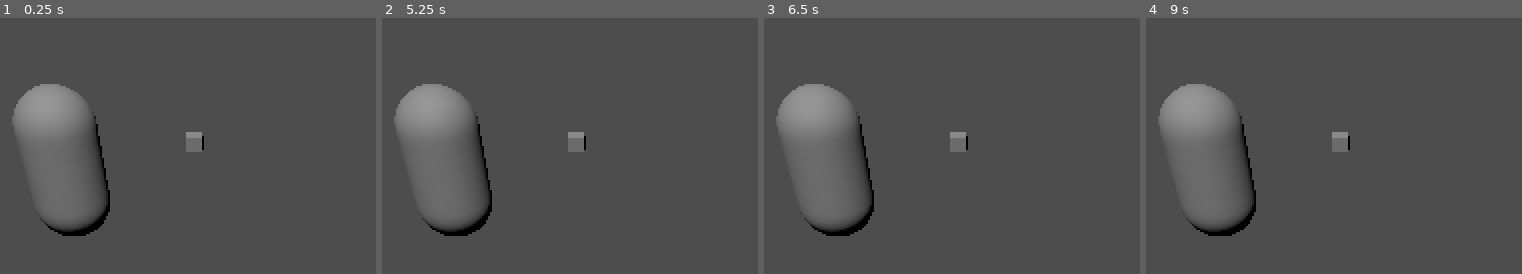
Above: before the commit, frames 1-4 (left to right).
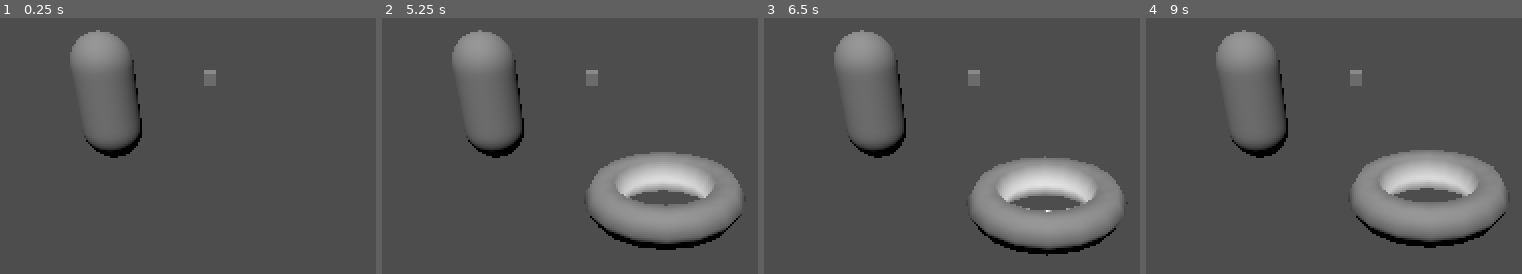
Above: after the commit, the same moments.

Repository: SaturnHafen/spleeef
Game: Godot game, scene res://scenes/level.tscn
Same seed, same stepped clock (60 frames per second), same inputs: the game is played once before the commit and once after it.
Inputs:
- Up to frame 1 (0.25 s): no input
- Up to frame 2 (5.25 s): tap Enter at 0.5, 2, 3.5 s; tap Space at 1.25, 2.75, 4.25 s
- Up to frame 3 (6.5 s): no input
- Up to frame 4 (9 s): no input

The runs differ from the first frame. In frame 1, 12% of the frame differs, in the area x 3-58%, y 4-86%; in frame 2, 23%; in frame 3, 23%; in frame 4, 23%, in the area x 3-96%, y 4-90%.

Commit message:
Add item spawner

Diff:
--- /dev/null
+++ b/scenes/demo_item.tscn
@@ -0,0 +1,4 @@
+[gd_scene format=3 uid="uid://bahsid2uy1bvw"]
+
+[node name="Node3D" type="CSGTorus3D"]
+sides = 16
--- /dev/null
+++ b/scenes/item_spawner.tscn
@@ -0,0 +1,69 @@
+[gd_scene load_steps=6 format=3 uid="uid://c4yumdc3ig2i6"]
+
+[ext_resource type="Script" path="res://scripts/item_spawner.gd" id="1_5v503"]
+
+[sub_resource type="SphereShape3D" id="SphereShape3D_s2vr5"]
+
+[sub_resource type="Animation" id="Animation_xlwcl"]
+resource_name = "idle"
+length = 2.0
+loop_mode = 1
+tracks/0/type = "value"
+tracks/0/imported = false
+tracks/0/enabled = true
+tracks/0/path = NodePath("Item:position")
+tracks/0/interp = 2
+tracks/0/loop_wrap = true
+tracks/0/keys = {
+"times": PackedFloat32Array(0, 1, 2),
+"transitions": PackedFloat32Array(1, 1, 1),
+"update": 0,
+"values": [Vector3(0, 0, 0), Vector3(0, 0.2, 0), Vector3(0, 0, 0)]
+}
+
+[sub_resource type="Animation" id="Animation_q7p8m"]
+length = 0.001
+tracks/0/type = "value"
+tracks/0/imported = false
+tracks/0/enabled = true
+tracks/0/path = NodePath("Item:position")
+tracks/0/interp = 1
+tracks/0/loop_wrap = true
+tracks/0/keys = {
+"times": PackedFloat32Array(0),
+"transitions": PackedFloat32Array(1),
+"update": 0,
+"values": [Vector3(0, 0, 0)]
+}
+
+[sub_resource type="AnimationLibrary" id="AnimationLibrary_5urbc"]
+_data = {
+"RESET": SubResource("Animation_q7p8m"),
+"idle": SubResource("Animation_xlwcl")
+}
+
+[node name="ItemSpawner" type="Area3D"]
+script = ExtResource("1_5v503")
+
+[node name="CollisionShape3D" type="CollisionShape3D" parent="."]
+shape = SubResource("SphereShape3D_s2vr5")
+
+[node name="Light" type="OmniLight3D" parent="."]
+visible = false
+omni_range = 2.0
+
+[node name="Item" type="Node3D" parent="."]
+
+[node name="AnimationPlayer" type="AnimationPlayer" parent="."]
+libraries = {
+"": SubResource("AnimationLibrary_5urbc")
+}
+autoplay = "idle"
+
+[node name="RespawnTimer" type="Timer" parent="."]
+wait_time = 5.0
+one_shot = true
+autostart = true
+
+[connection signal="body_entered" from="." to="." method="_on_body_entered"]
+[connection signal="timeout" from="RespawnTimer" to="." method="_on_respawn_timer_timeout"]
--- a/scenes/level.tscn
+++ b/scenes/level.tscn
@@ -1,6 +1,8 @@
-[gd_scene load_steps=3 format=3 uid="uid://7nemy80yhqt8"]
+[gd_scene load_steps=5 format=3 uid="uid://7nemy80yhqt8"]
 
 [ext_resource type="PackedScene" uid="uid://ds50rurer35xb" path="res://scenes/player.tscn" id="1_x5xcl"]
+[ext_resource type="PackedScene" uid="uid://c4yumdc3ig2i6" path="res://scenes/item_spawner.tscn" id="2_7j2rp"]
+[ext_resource type="PackedScene" uid="uid://bahsid2uy1bvw" path="res://scenes/demo_item.tscn" id="3_uhuvl"]
 
 [sub_resource type="WorldBoundaryShape3D" id="WorldBoundaryShape3D_x8wva"]
 
@@ -15,7 +17,11 @@
 transform = Transform3D(1, 0, 0, 0, 1, 0, 0, 0, 1, -2.6246, 0, -7.28354)
 
 [node name="Camera3D" type="Camera3D" parent="."]
-transform = Transform3D(1, 0, 0, 0, 0.775077, 0.631867, 0, -0.631867, 0.775077, 0, 4.19453, 0)
+transform = Transform3D(1, 0, 0, 0, 0.775077, 0.631867, 0, -0.631867, 0.775077, 0, 4.19453, 2.69448)
 
 [node name="DirectionalLight3D" type="DirectionalLight3D" parent="."]
 transform = Transform3D(1, 0, 0, 0, 0.50644, 0.862275, 0, -0.862275, 0.50644, 0, 16.9682, 11.7942)
+
+[node name="ItemSpawner" parent="." instance=ExtResource("2_7j2rp")]
+transform = Transform3D(1, 0, 0, 0, 1, 0, 0, 0, 1, 0.217092, 0.707905, -3.9059)
+spawnable_item = ExtResource("3_uhuvl")
--- a/scenes/player.tscn
+++ b/scenes/player.tscn
@@ -6,7 +6,7 @@
 
 [sub_resource type="CapsuleMesh" id="CapsuleMesh_ex6yh"]
 
-[node name="Player" type="CharacterBody3D"]
+[node name="Player" type="CharacterBody3D" groups=["player"]]
 script = ExtResource("1_nlncl")
 
 [node name="CollisionShape3D" type="CollisionShape3D" parent="."]
@@ -18,3 +18,5 @@
 [node name="FrontMarker" type="CSGBox3D" parent="."]
 transform = Transform3D(1, 0, 0, 0, 1, 0, 0, 0, 1, 1.72816, 0.303267, 0)
 size = Vector3(0.2, 0.2, 0.2)
+
+[node name="Hand" type="Node3D" parent="."]
--- /dev/null
+++ b/scripts/item_spawner.gd
@@ -0,0 +1,41 @@
+@tool
+
+extends Area3D
+
+var disabled = true
+
+@export var spawnable_item: PackedScene:
+	set(value):
+		spawnable_item = value
+		if Engine.is_editor_hint():
+			update_configuration_warnings()
+
+func _get_configuration_warnings():
+	if not spawnable_item:
+		return ["I don't have an item to spawn :("]
+	return []
+
+func _on_respawn_timer_timeout():
+	if spawnable_item:
+		var item = spawnable_item.instantiate()
+		$Item.add_child(item)
+
+		$Light.visible = true
+		disabled = false
+
+func _on_body_entered(body):
+	if body.is_in_group("player") and not disabled:
+		# give the player the item
+		var current_item = $Item.get_children()[0]
+		$Item.remove_child(current_item)
+
+		var hand: Node3D = body.get_node("Hand")
+
+		for child in hand.get_children():
+			child.queue_free()
+
+		hand.add_child(current_item)
+
+		$RespawnTimer.start()
+		$Light.visible = false
+		disabled = true
